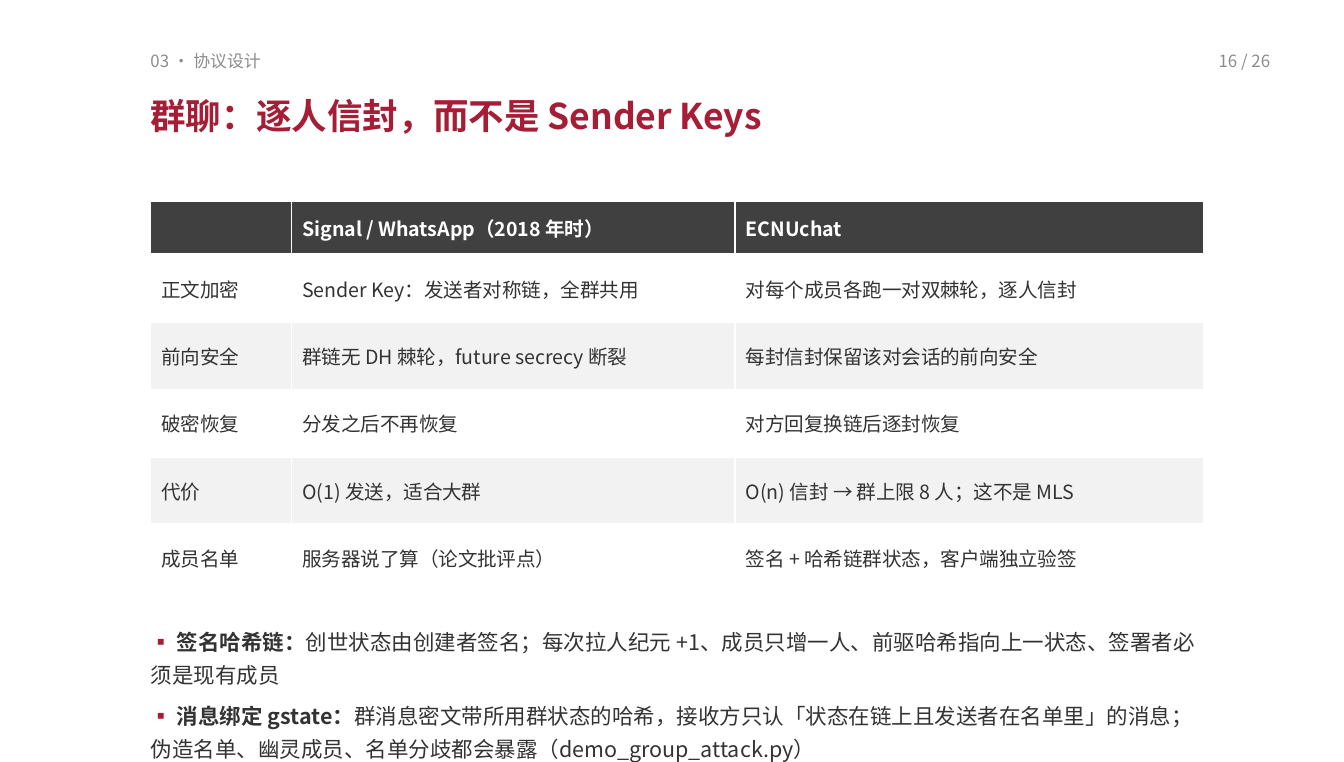
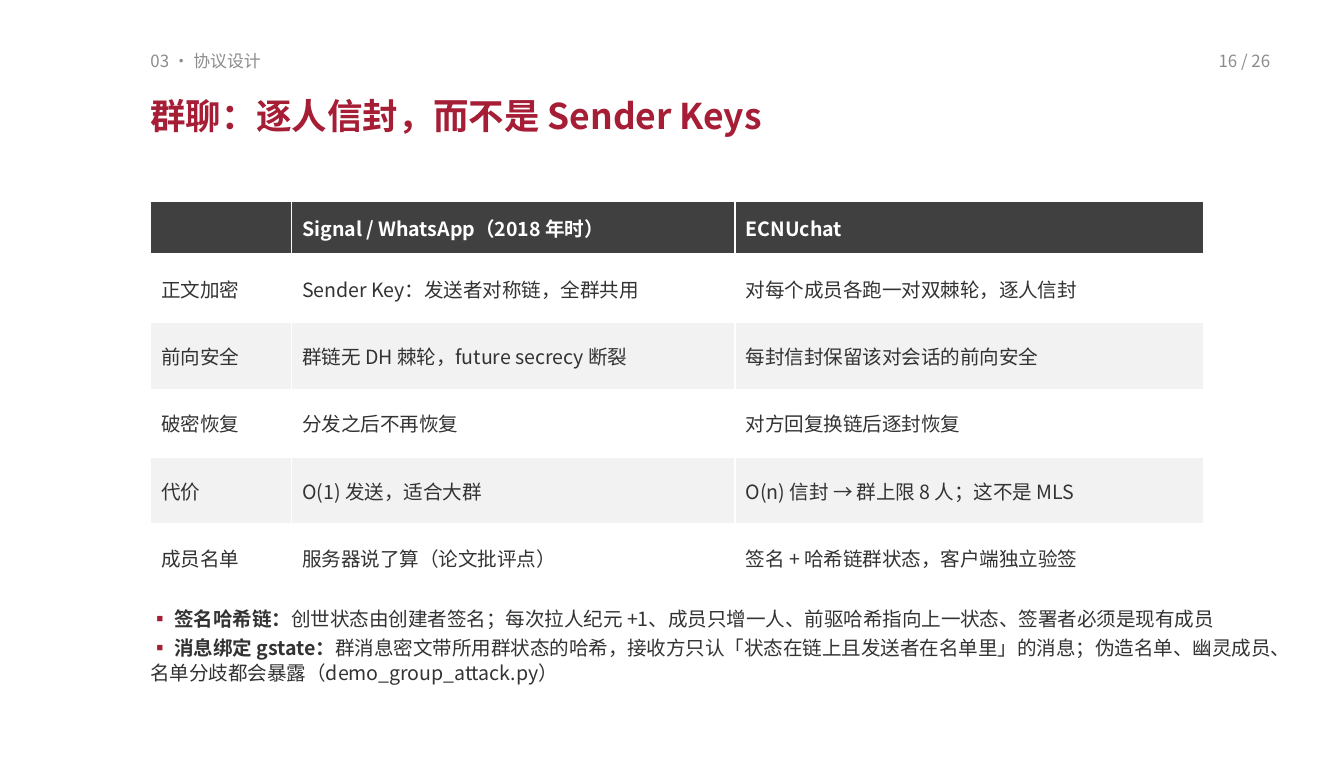
Before and after one commit to TomHaoZi/ECNUchat, a slide deck: slide 16 of 中期汇报/ECNUchat-中期汇报.pptx. Drawn at 1344x762 pixels with LibreOffice and Linux fonts; fonts in the diff are those of the drawing. Boxes give left, top, right and bottom in pixels: in the first picture for what was removed or moved away, otherwise in the second. Text is boxed around its words. In the diff, an @@ line names an element or a change of style, - is before the commit and + after.

```diff
--- a/中期汇报/ECNUchat-中期汇报.pptx
+++ b/中期汇报/ECNUchat-中期汇报.pptx
@@ text "▪ 签名哈希链：创世状态由创建者签名；每次拉人纪元 +1、成员只增一人、前驱哈希指向上一状态、签署者必须是现有成员": place and size @@
-text "▪ 签名哈希链：创世状态由创建者签名；每次拉人纪元 +1、成员只增一人、前驱哈希指向上一状态、签署者必须是现有成员" at [151, 631, 1194, 762]
+text "▪ 签名哈希链：创世状态由创建者签名；每次拉人纪元 +1、成员只增一人、前驱哈希指向上一状态、签署者必须是现有成员" at [151, 609, 1290, 685]
@@ text "▪ 签名哈希链：创世状态由创建者签名；每次拉人纪元 +1、成员只增一人、前驱哈希指向上一状态、签署者必须是现有成员" at [151, 609, 1290, 685]: size 11.5 to 10.5 pt; line spacing 1.3 to 1.08; less space between paragraphs @@
```
Also in this commit, not shown: 9 other slides changed, 2 other files.
